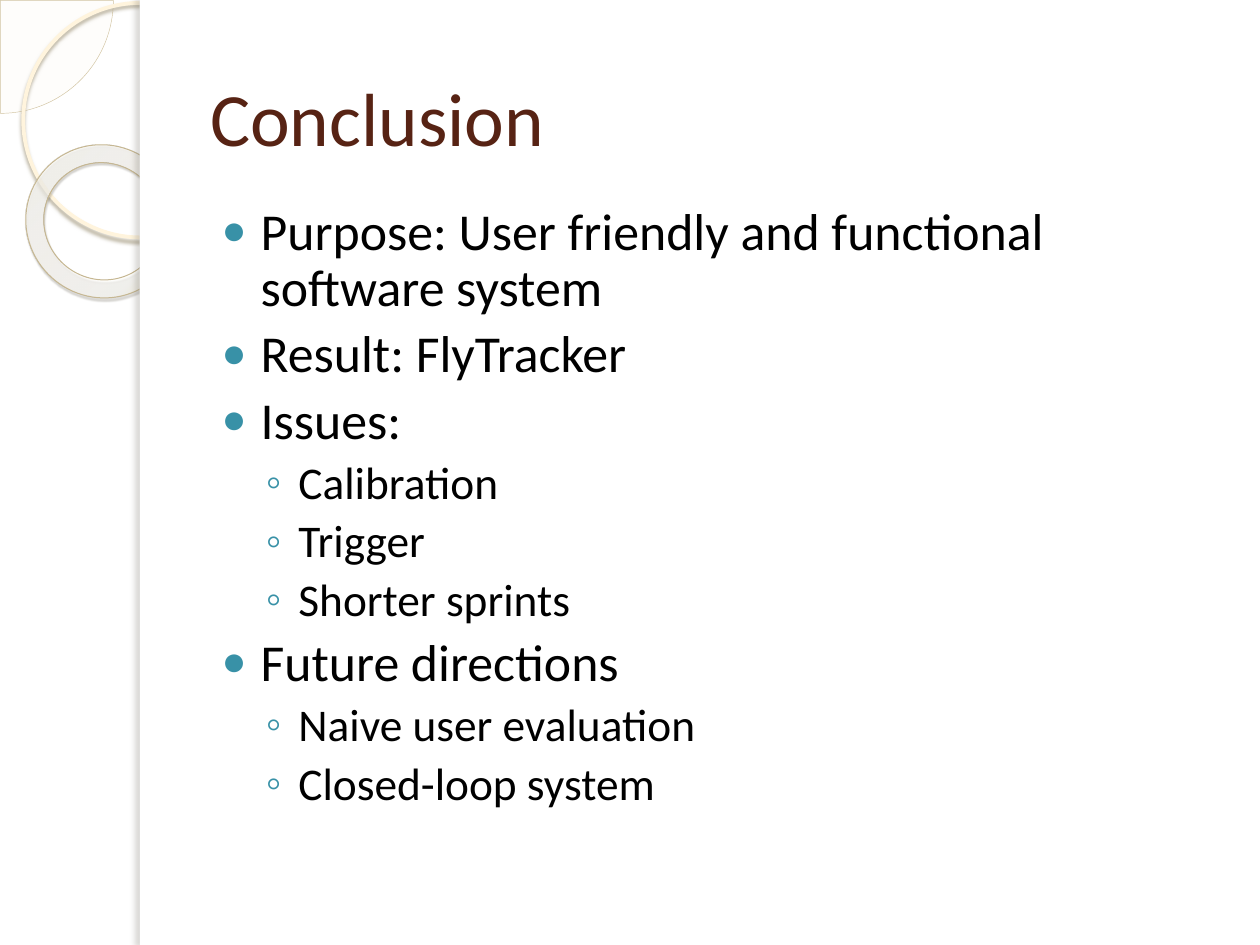
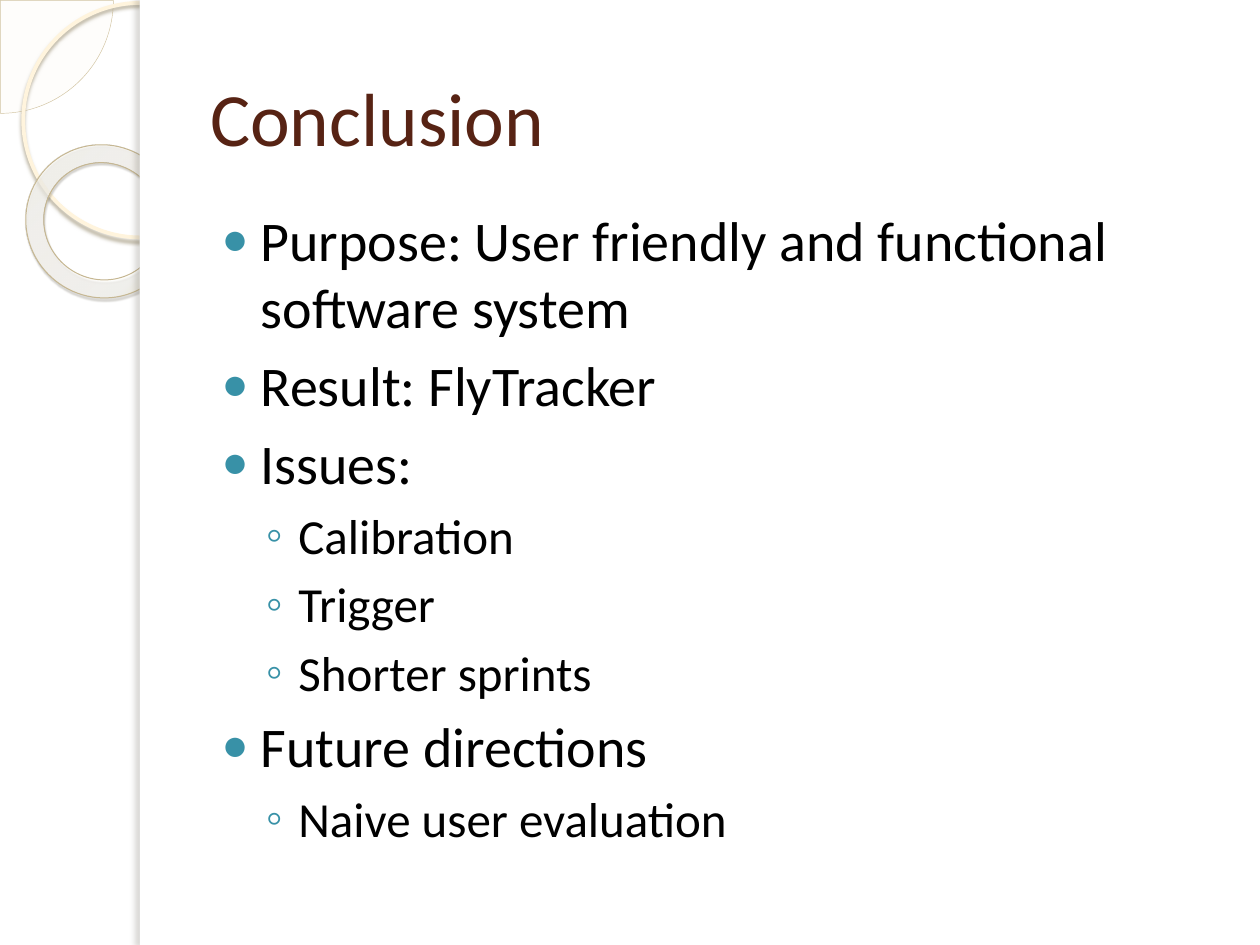
Before and after one commit to jakelamotta/master_thesis, a slide deck: slide 14 of presentations/presentation_1.pptx. Drawn at 1260x945 pixels with LibreOffice and Linux fonts; fonts in the diff are those of the drawing; background and template pictures are left out. Boxes give left, top, right and bottom in pixels: in the first picture for what was removed or moved away, otherwise in the second. Text is boxed around its words. In the diff, an @@ line names an element or a change of style, - is before the commit and + after.

```diff
--- a/presentations/presentation_1.pptx
+++ b/presentations/presentation_1.pptx
@@ text "Purpose: User friendly and functional ..." at [261, 222, 1107, 838]: size 29.6 to 32 pt in "Purpose: User friendly and functional software system", "Result: FlyTracker", "Issues:", "Future directions"; size 25.9 to 28 pt in "Calibration", "Trigger", "Shorter sprints", "Naive user evaluation"; line spacing 0.9 to 1 @@
@@ text at [298, 768, 655, 808]: paragraph removed @@
-  ◦ Closed-loop system
```
Also in this commit, not shown: 4 other slides changed, 1 other file.
